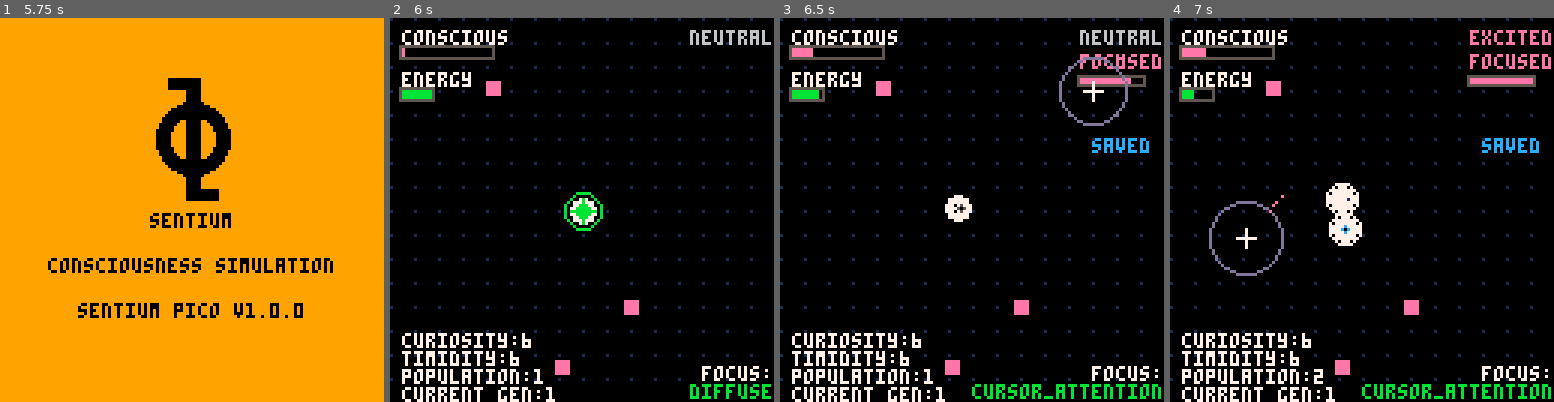
Above: before the commit, frames 1-4 (left to right).
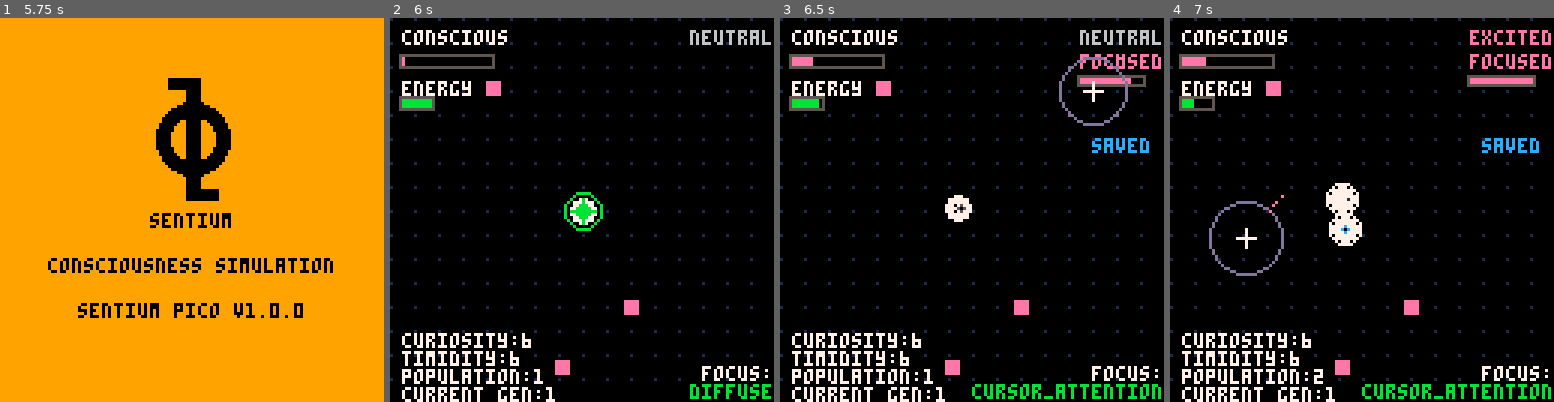
Above: after the commit, the same moments.

Repository: lopanapol/sentium-pico
Game: PICO-8 cartridge sentium-pico.p8
Two runs of this game, one before a commit and one after it. Both use one fixed random seed, a clock stepped at 60 frames per second and the inputs below.
Inputs (mouse positions are in pixels of both pictures, inside the frame that each line leads up to):
- Up to frame 1 (5.75 s): tap X (X key) at 0.33, 1.07, 1.85, 2.97, 4.08, 5.2 s; click (280, 121) at 0.67 s; tap O (Z key) at 0.7, 1.7, 2.1, 2.5, 2.9, 3.3, 3.7, 4.1, 4.5, 4.9, 5.3, 5.7 s; click (46, 267) at 1.22 s; click (107, 114) at 1.77 s; click (172, 259) at 2.32 s; click (234, 106) at 2.87 s; click (295, 256) at 3.42 s; click (61, 102) at 3.97 s; click (122, 248) at 4.52 s; click (184, 94) at 5.07 s; click (249, 244) at 5.62 s
- Up to frame 2 (6 s): no input
- Up to frame 3 (6.5 s): tap O (Z key) at 6.1 s; click (1091, 90) at 6.17 s; tap X (X key) at 6.32 s
- Up to frame 4 (7 s): tap O (Z key) at 6.5, 6.9 s; click (1246, 236) at 6.72 s

Frame 1 is identical in both runs. In frame 2, 1.8% of the frame differs, in the area x 2-28%, y 7-25%; in frame 3, 2.0%; in frame 4, 1.9%.

Commit message:
Adjust UI layout for energy and consciousness bars in the draw_ui function

Diff:
--- a/sentium-pico.p8
+++ b/sentium-pico.p8
@@ -850,12 +850,12 @@
   }
   print("conscious", 4, 4, 7)
   local phi_bar_width = min(30, flr(primary_pixel.consc_level * 30))
-  rectfill(4, 10, 4 + phi_bar_width, 12, 14)
-  rect(3, 9, 34, 13, 5)
-  print("energy", 4, 18, 7)
+  rectfill(4, 13, 4 + phi_bar_width, 15, 14)
+  rect(3, 12, 34, 16, 5)
+  print("energy", 4, 21, 7)
   local energy_bar_width = min(10, primary_pixel.energy/10)
-  rectfill(4, 24, 4 + energy_bar_width, 26, 11)
-  rect(3, 23, 14, 27, 5)
+  rectfill(4, 27, 4 + energy_bar_width, 29, 11)
+  rect(3, 26, 14, 30, 5)
   print("curiosity:"..flr(primary_pixel.personality.curiosity*10), 4, 105, 7)
   print("timidity:"..flr(primary_pixel.personality.timidity*10), 4, 111, 7)
   print("population:"..#pixels, 4, 117, 7)
